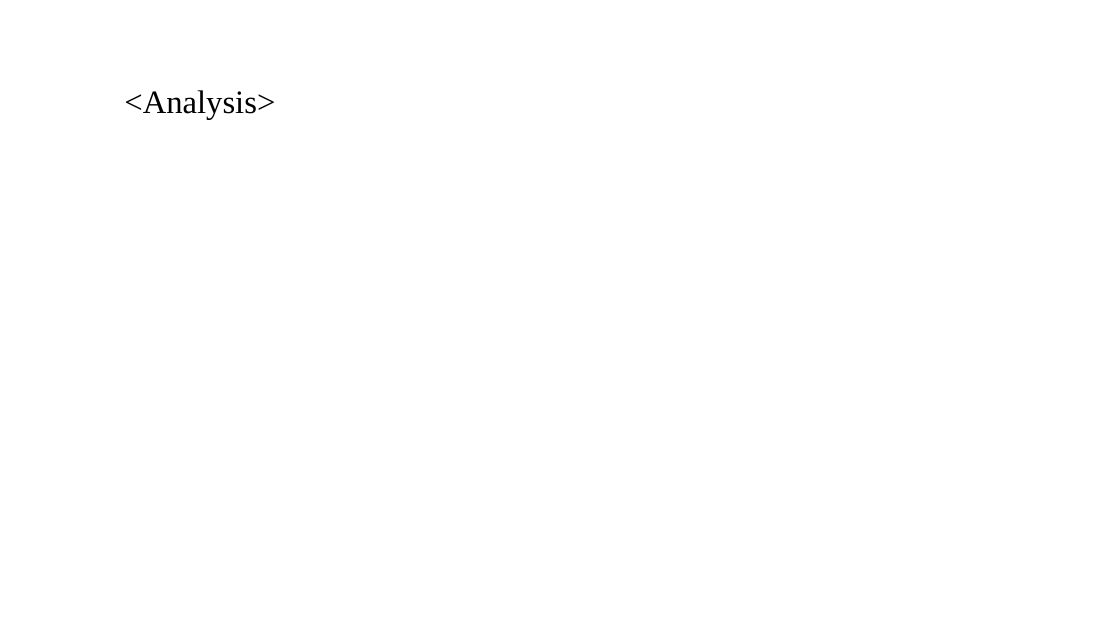
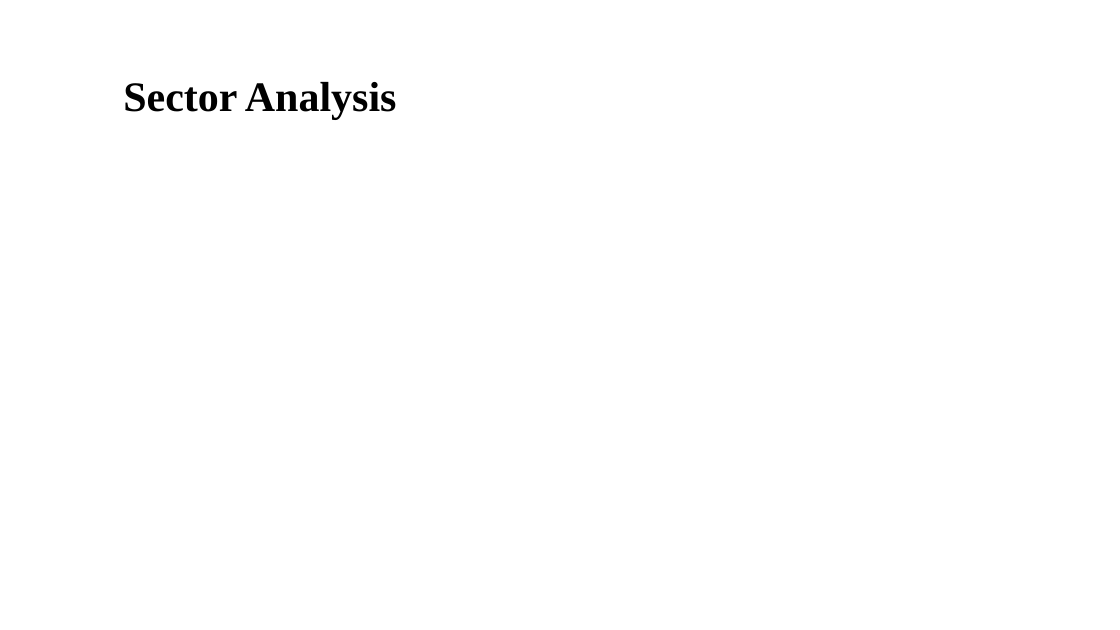
Before and after one commit to annamalaig/DSGroupProject, a slide deck: slide 6 of Data/Spark Funds Presentation.pptx. Drawn at 1120x630 pixels with LibreOffice and Linux fonts; fonts in the diff are those of the drawing; background and template pictures are left out. Boxes give left, top, right and bottom in pixels: in the first picture for what was removed or moved away, otherwise in the second. Text is boxed around its words. In the diff, an @@ line names an element or a change of style, - is before the commit and + after.

```diff
--- a/Data/Spark Funds Presentation.pptx
+++ b/Data/Spark Funds Presentation.pptx
@@ title at <box>123,82,397,119</box>: text changed; size 28 to 36 pt; bold on @@
-<Analysis>
+Sector Analysis
```
Also in this commit, not shown: 5 other slides changed, 3 slides added, 3 slides removed.
